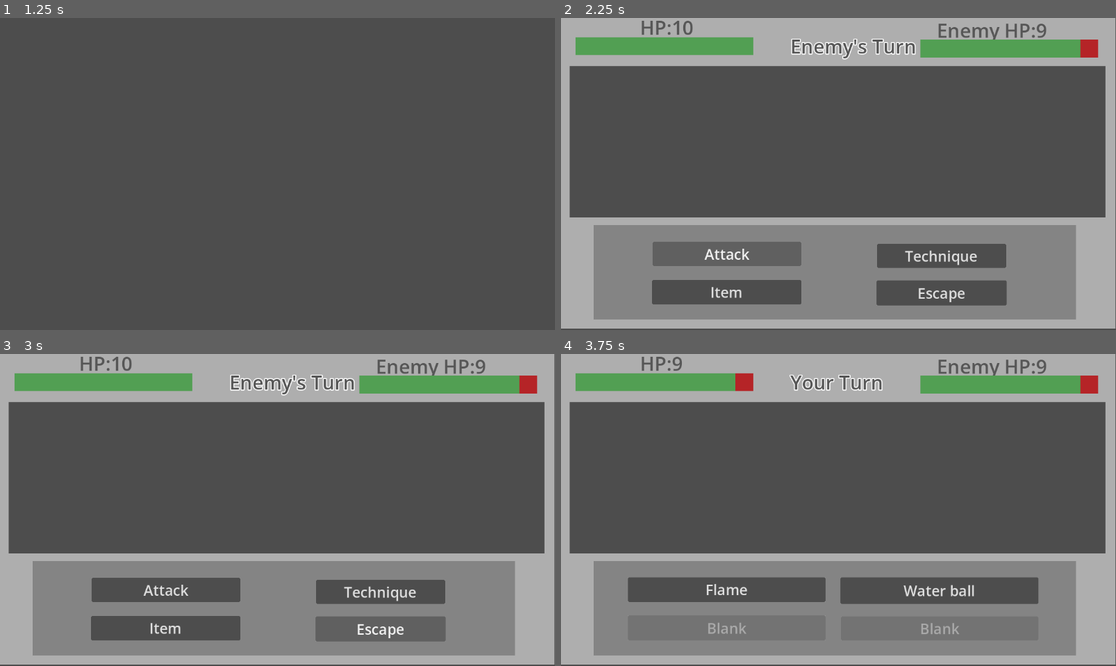
Above: before the commit, frames 1-4 (two rows, left to right).
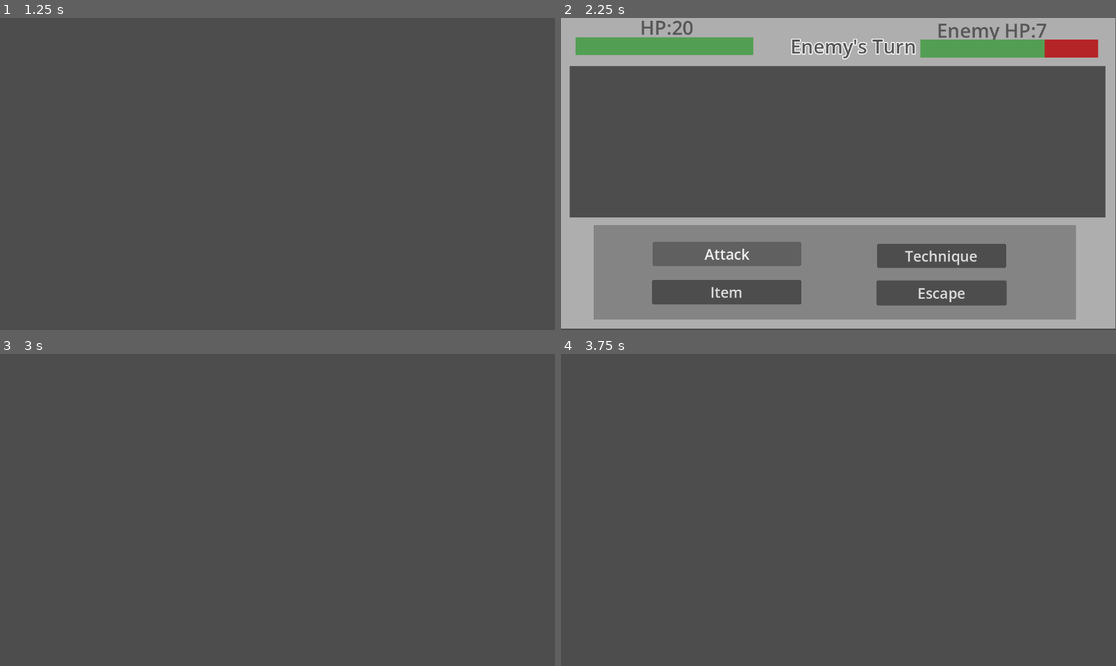
Above: after the commit, the same moments.

Repository: harrilo-boop/Final-design
Game: Godot game, scene res://scenes/overworld.tscn
Two runs of this game, one before a commit and one after it. Both use one fixed random seed, a clock stepped at 60 frames per second and the inputs below.
Inputs (mouse positions are in pixels of both pictures, inside the frame that each line leads up to):
- Up to frame 1 (1.25 s): tap Enter at 0.5 s; hold D (ui_right) from 0.53 s (still down)
- Up to frame 2 (2.25 s): tap Space at 1.25 s; release D (ui_right) at 1.28 s; hold S (ui_down) 1.28-2 s; click "Attack" at 2 s
- Up to frame 3 (3 s): click "Escape" at 2.75 s
- Up to frame 4 (3.75 s): click (943, 591) at 3.5 s, where only the run before the commit has a clickable "Technique"

Frame 1 is identical in both runs. In frame 2, 0.5% of the frame differs, in the area x 20-94%, y 0-13%; in frame 3, 45%; in frame 4, 47%, in the area x 0-100%, y 0-100%.

Commit message:
Fix the system of weapon shifting into

Diff:
--- a/final-project/project.godot
+++ b/final-project/project.godot
@@ -21,6 +21,12 @@
 
 [input]
 
+ui_cancel={
+"deadzone": 0.5,
+"events": [Object(InputEventKey,"resource_local_to_scene":false,"resource_name":"","device":-1,"window_id":0,"alt_pressed":false,"shift_pressed":false,"ctrl_pressed":false,"meta_pressed":false,"pressed":false,"keycode":0,"physical_keycode":67,"key_label":0,"unicode":99,"location":0,"echo":false,"script":null)
+, Object(InputEventKey,"resource_local_to_scene":false,"resource_name":"","device":-1,"window_id":0,"alt_pressed":false,"shift_pressed":false,"ctrl_pressed":false,"meta_pressed":false,"pressed":false,"keycode":0,"physical_keycode":4194308,"key_label":0,"unicode":0,"location":0,"echo":false,"script":null)
+]
+}
 ui_left={
 "deadzone": 0.5,
 "events": [Object(InputEventKey,"resource_local_to_scene":false,"resource_name":"","device":-1,"window_id":0,"alt_press …(191 unchanged characters)…
--- a/final-project/resources/Armor/Armor_base1.tres
+++ b/final-project/resources/Armor/Armor_base1.tres
@@ -4,5 +4,5 @@
 
 [resource]
 script = ExtResource("1_y48r4")
-armor_name = "Starter Armor"
+armor_name = "Starter armor"
 metadata/_custom_type_script = "uid://b8rslv1msax1s"
--- /dev/null
+++ b/final-project/resources/Armor/Armor_base2.tres
@@ -0,0 +1,9 @@
+[gd_resource type="Resource" script_class="armor_resource" format=3 uid="uid://dcdi2cx0aal1c"]
+
+[ext_resource type="Script" uid="uid://b8rslv1msax1s" path="res://script/resource_armor.gd" id="1_jmq6d"]
+
+[resource]
+script = ExtResource("1_jmq6d")
+armor_name = "Wood armor"
+armor_def = 2
+metadata/_custom_type_script = "uid://b8rslv1msax1s"
--- a/final-project/resources/Enemy/Enemy_base3.tres
+++ b/final-project/resources/Enemy/Enemy_base3.tres
@@ -8,5 +8,5 @@
 resist = 1
 enemy_atk = 3
 enemy_hp = 8
-xp_give = 5
+xp_give = 15
 metadata/_custom_type_script = "uid://dfpgh1ebpmoho"
--- a/final-project/resources/Item/Defend_base1.tres
+++ b/final-project/resources/Item/Defend_base1.tres
@@ -4,6 +4,7 @@
 
 [resource]
 script = ExtResource("1_h1nvb")
+item_name = "Temporary sheild"
 type = 2
 defend_amount = 5
 duration_round = 3
--- a/final-project/resources/Weapon/Weapon_base1.tres
+++ b/final-project/resources/Weapon/Weapon_base1.tres
@@ -5,5 +5,5 @@
 [resource]
 script = ExtResource("1_kjib2")
 weapon_name = "Starter sword"
-weapon_atk = 5
+weapon_atk = 3
 metadata/_custom_type_script = "uid://3carq7cxrsxi"
--- a/final-project/scenes/In_battle.tscn
+++ b/final-project/scenes/In_battle.tscn
@@ -2,7 +2,7 @@
 
 [ext_resource type="Script" uid="uid://crscq0jn3a2rj" path="res://script/battle.gd" id="1_acoj8"]
 [ext_resource type="Script" uid="uid://cdhyyklnof0xc" path="res://script/resource_tech.gd" id="2_a7cga"]
-[ext_resource type="Resource" uid="uid://bnbc5fi4nmlgj" path="res://resources/Enemy/Enemy_base3.tres" id="3_vqpje"]
+[ext_resource type="Resource" uid="uid://beb1twq6mgtrh" path="res://resources/Enemy/Enemy_base1.tres" id="3_vqpje"]
 
 [sub_resource type="Resource" id="Resource_vqpje"]
 script = ExtResource("2_a7cga")
@@ -271,6 +271,7 @@
 [connection signal="timeout" from="Change_turn" to="." method="_enemy_turn"]
 [connection signal="pressed" from="Options_button/Attack_button/Attack" to="." method="_attack_choose"]
 [connection signal="pressed" from="Options_button/Tech_button/Tech" to="." method="_on_tech_pressed"]
+[connection signal="pressed" from="Options_button/Escape_button/Escape" to="." method="_escape"]
 [connection signal="pressed" from="Tech_options/Option1_button/Option1" to="." method="_on_option_1_pressed"]
 [connection signal="pressed" from="Tech_options/Option2_button/Option2" to="." method="_on_option_2_pressed"]
 [connection signal="pressed" from="Tech_options/Option3_button/Option3" to="." method="_on_option_3_pressed"]
--- a/final-project/script/battle.gd
+++ b/final-project/script/battle.gd
@@ -16,9 +16,10 @@
 var enemy_hp: int = 5
 var max_enemy_hp:int = 5
 var enemy_atk:int = 1
-var enemy_def:int = 0
 #Other options button variables
 var equipped_tech: Array[tech_resource] = [null, null, null, null]
+var equipped_weapon = null
+var equipped_armor = null
 #Damage calculate variables
 var total_damage_atk:int = 0
 var total_enemy_atk:int = 0
@@ -45,11 +46,11 @@
 	max_hp = Global.max_player_hp
 	player_tp = Global.player_tp
 	max_tp = Global.player_tp
-	weapon_atk = Global.weapon_atk
 	enemy_hp = Global.enemy_hp
+	equipped_weapon = Global.equipped_weapon
+	equipped_armor = Global.equipped_armor
 	max_enemy_hp = Global.max_enemy_hp
 	enemy_atk = Global.enemy_atk
-	enemy_def = Global.enemy_def
 	xp_earn = Global.xp_earn
 	player_bar.max_value = max_hp
 	player_bar.value = player_hp
@@ -77,9 +78,9 @@
 	change_turn.start()
 
 func _attack_choose() -> void:
-	if player_turn == true and enemy_turn == false:
+	if player_turn == true and enemy_turn == false and equipped_weapon != null:
 		if enemy_hp >= 1:
-			total_damage_atk = max(0, weapon_atk - enemy_def)
+			total_damage_atk = max(0, equipped_weapon.weapon_atk)
 			enemy_hp = max(0, enemy_hp - total_damage_atk)
 			enemy_bar.value = enemy_hp
 			player_bar.value = player_hp
@@ -90,12 +91,12 @@
 
 #Enemy turn's settings
 func _enemy_turn() -> void:
-	if enemy_turn == true and player_turn == false:
+	if enemy_turn == true and player_turn == false and equipped_armor != null:
 		_enemy_attack()
 
 func _enemy_attack() -> void:
 	if player_hp >= 1:
-		total_enemy_atk = max(0, enemy_atk - armor_def)
+		total_enemy_atk = max(0, enemy_atk - equipped_armor.armor_def)
 		player_hp = max(0, player_hp - total_enemy_atk)
 		enemy_turn_change()
 	if player_hp <= 0:
@@ -141,7 +142,7 @@
 		tech_options.hide()
 		options_button.show()
 	if enemy_hp == 0:
-			xp_earn += 10
+			xp_earn = enemy_resource.xp_give
 			battle_end()
 
 func _on_option_1_pressed() -> void:
@@ -152,3 +153,6 @@
 	_tech_options(tech_3.text)
 func _on_option_4_pressed() -> void:
 	_tech_options(tech_4.text)
+
+func _escape() -> void:
+	get_tree().call_deferred("change_scene_to_file", "res://scenes/overworld.tscn")
--- a/final-project/script/global.gd
+++ b/final-project/script/global.gd
@@ -7,7 +7,7 @@
 @export var tech_resource: Resource
 
 #Player's health
-var player_hp:int = 10
+var player_hp:int = 20
 var max_player_hp:int = 10
 
 #Player's stats
@@ -16,10 +16,10 @@
 var weapon_atk:int = 1
 var armor_def:int = 1
 
-#Player's current
+#Player's current stats
 var equipped_tech: Array[tech_resource] = [null, null, null, null]
-var current_weapon: Array[weapon_resource] = [null]
-var current_armor: Array[armor_resource] = [null]
+var equipped_weapon = null
+var equipped_armor = null
 
 #Player's experience system
 var player_xp:int = 0
@@ -31,17 +31,23 @@
 #For locating player's last position before entering the battle
 var last_position: Vector2 = Vector2.ZERO
 
-#Enemy's health
+#Enemy's stats
 var enemy_hp:int = 10
 var max_enemy_hp:int = 10
-
-#Enemy's stats
 var enemy_atk:int = 2
-var enemy_def:int = 0
 
 var current_level:int = 0
 
 #Dictionary for all techniques
+var weapons = {
+	"Starter sword": load("res://resources/Weapon/Weapon_base1.tres"),
+	"Wood sword": load("res://resources/Weapon/Weapon_base2.tres")
+}
+
+var armors = {
+	"Starter armor": load("res://resources/Armor/Armor_base1.tres"),
+	"Wood armor": load("res://resources/Armor/Armor_base2.tres")
+}
 var techs = {
 	#Ability-----Fire
 	"Flame" : load("res://resources/Tech/Fire_tech1.tres"),
@@ -55,10 +61,10 @@
 	"Heal (Low)": load("res://resources/Tech/Heal_tech1.tres")
 }
 
-var weapons = {
-	#All weapons
-	"Starter sword": load("res://resources/Weapon/Weapon_base1.tres"),
-	"Wood sword": load("res://resources/Weapon/Weapon_base2.tres")
+
+var items = {
+	"Heal Potion": load("res://resources/Item/Heal_base1.tres"),
+	"Temporary sheild": load("res://resources/Item/Defend_base1.tres")
 }
 
 #Current technique using as start condition
@@ -67,14 +73,15 @@
 	equipped_tech[1] = load("res://resources/Tech/Water_tech1.tres")
 	equipped_tech[2] = null
 	equipped_tech[3] = null
-	current_weapon[0] = load("res://resources/Weapon/Weapon_base1.tres")
-	current_armor[0] = load("res://resources/Armor/Armor_base1.tres")
+	equipped_weapon = load("res://resources/Weapon/Weapon_base1.tres")
+	equipped_armor = load("res://resources/Armor/Armor_base1.tres")
 
 func player_stats() -> void:
 	#Current weapon using
-	weapon_atk = current_armor[0].weapon_atk
+	weapon_atk = equipped_weapon.weapon_atk
 	#Current armor using
-	armor_def = armor_resource.armor_def
+	armor_def = equipped_armor.armor_def
+
 
 #Updating player's health after battle
 func battle_hp_update(total_enemy_attack: int) -> void:
@@ -88,12 +95,13 @@
 #Setting the xp requirement for every level
 func level_up(xp_level: int) -> int:
 	var basic_xp:int = 10
-	return int(basic_xp * xp_level)
+	var xp_power:float = 1.5
+	return int(basic_xp * pow(xp_level, xp_power))
 
 #Checkinng whever can player level up
 func check_levelup() -> void:
 	if player_xp >= xp_needed and xp_level <= max_level:
-		player_xp -= xp_needed
+		player_xp = player_xp - xp_needed
 		xp_level += 1
 		xp_needed = level_up(xp_level)
-		print("Lv.", xp_level , "and" , xp_needed, "Require for next level") #For testing use
+	print("Lv.", xp_level , "| " , player_xp, "/" , xp_needed, "Current Experience") #For testing use
--- a/final-project/script/resource_tech.gd
+++ b/final-project/script/resource_tech.gd
@@ -3,9 +3,9 @@
 
 @export var tech_name: String
 @export var ability: abilities
-@export var tech_atk:int = 1
+@export var tech_atk:int = 0
 @export var tech_hp:int = 0
-@export var tech_tp:int = 1
+@export var tech_tp:int = 0
 @export var required_level:int = 0
 
 enum abilities{None, Fire, Water, Electric, Wind, support, heal}
